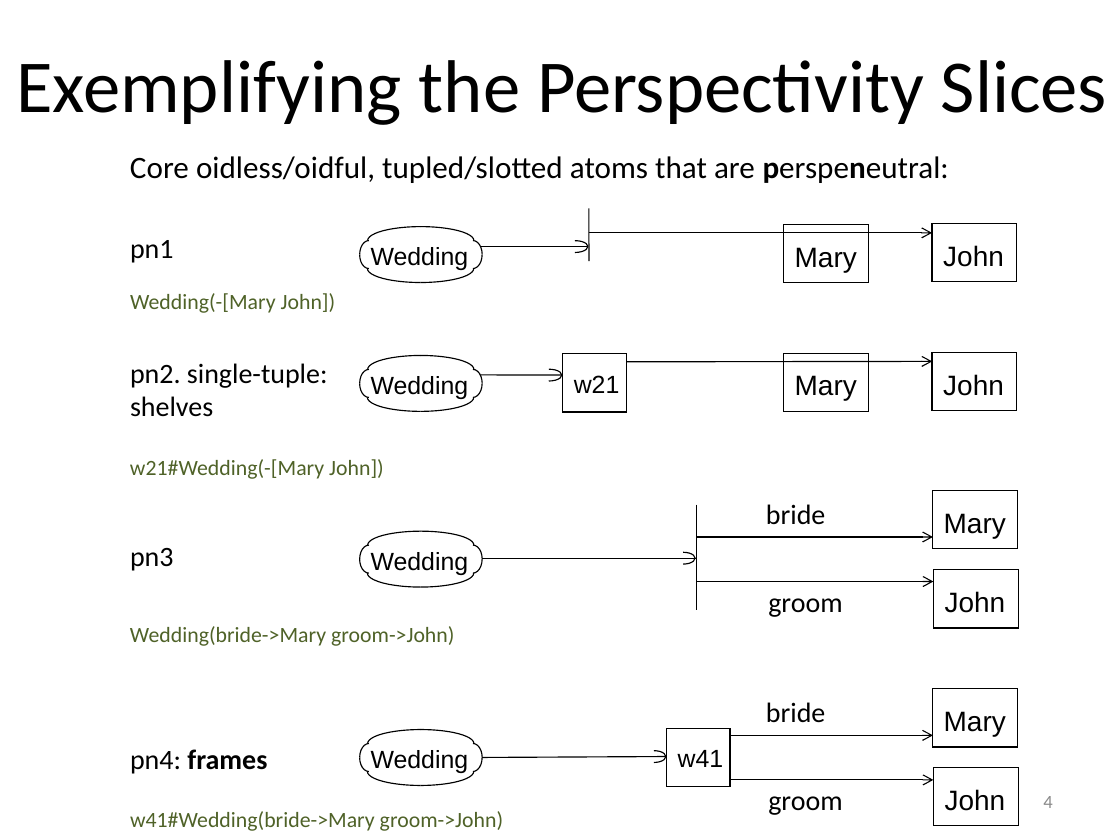
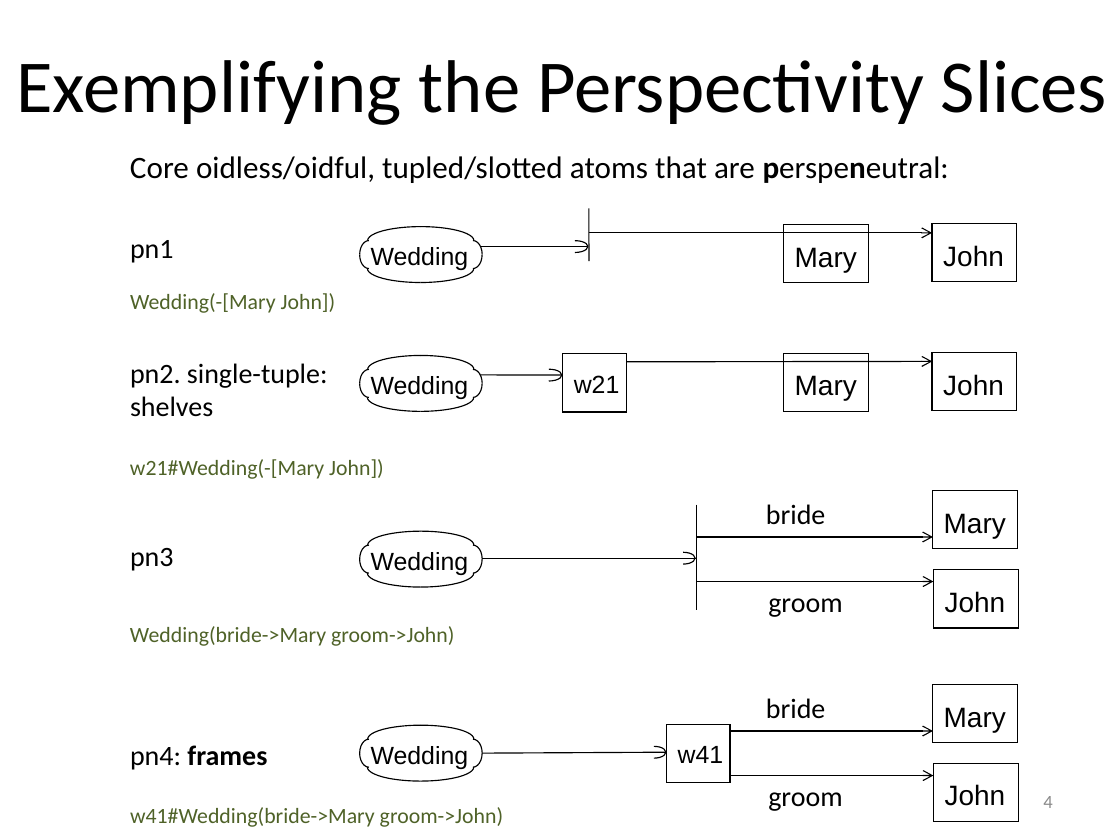
Before and after one commit to RuleML/ruleml-website, a slide deck: slide 4 of talks/PSOAMetamodelGrailogWedding.pptx. Drawn at 1120x840 pixels with LibreOffice and Linux fonts; fonts in the diff are those of the drawing. Boxes give left, top, right and bottom in pixels: in the first picture for what was removed or moved away, otherwise in the second. Text is boxed around its words. In the diff, an @@ line names an element or a change of style, - is before the commit and + after.

```diff
--- a/talks/PSOAMetamodelGrailogWedding.pptx
+++ b/talks/PSOAMetamodelGrailogWedding.pptx
@@ 10 arc (boxed as its full ellipse)s, 8 texts, 2 arrows, 2 rectangles, 1 line: place and size @@
-10 arc (boxed as its full ellipse)s, 8 texts, 2 arrows, 2 rectangles, 1 line at bbox=[130, 689, 1018, 831]
+10 arc (boxed as its full ellipse)s, 8 texts, 2 arrows, 2 rectangles, 1 line at bbox=[130, 684, 1018, 827]
```
Also in this commit, not shown: 7 other slides changed, 6 slides added, 1 other file.
